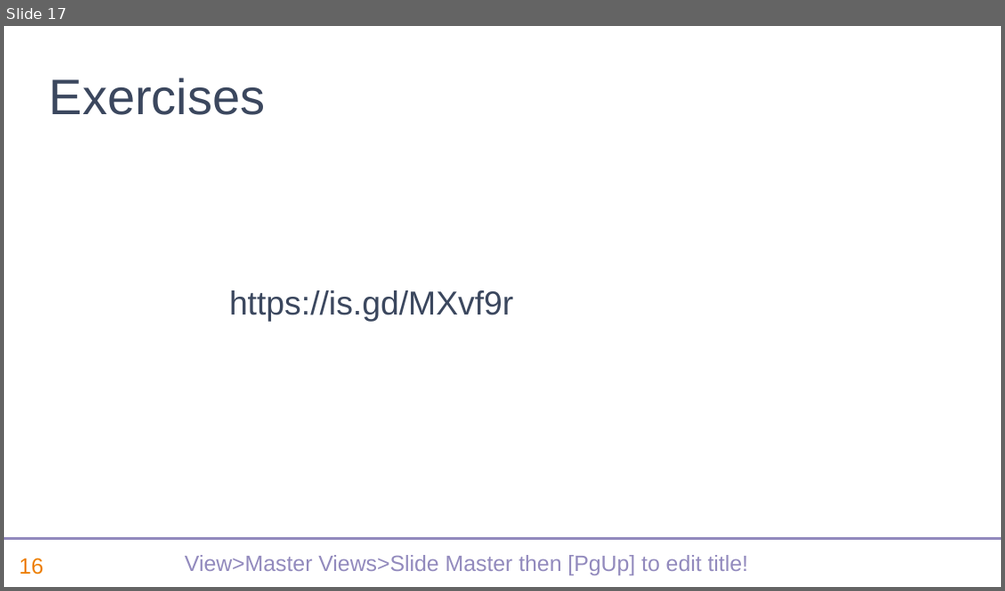
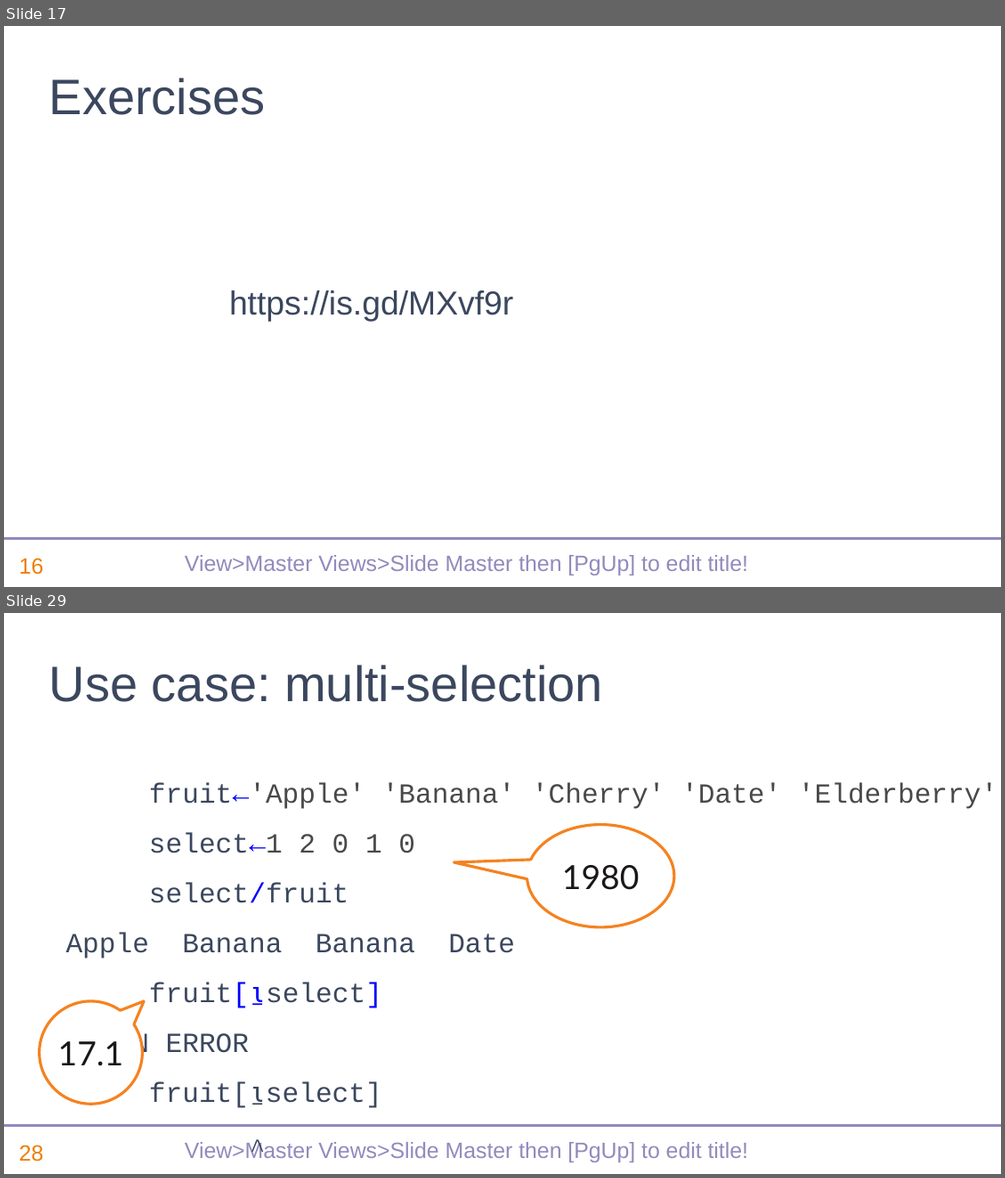
Before and after one commit to dyalog-training/2022-SP1, a slide deck: sp1-recent-features-dyalog.pptx. Shown one above the other, each under a label of ours: slide 17 before the commit, slides 17 and 29 after it; the slides between them are not shown. The pictures are 1005x591 and 1005x1178 pixels, drawn with LibreOffice and Linux fonts; fonts in the diff are those of the drawing; background and template pictures are left out. Boxes give left, top, right and bottom in pixels: in the first picture for what was removed or moved away, otherwise in the second. Text is boxed around its words. In the diff, an @@ line names an element or a change of style, - is before the commit and + after.

```diff
--- a/sp1-recent-features-dyalog.pptx
+++ b/sp1-recent-features-dyalog.pptx
@@ slide 29 added at bbox=[4, 613, 1001, 1174], background #FFFFFF; not listed: 3 template elements that a slide beside it also shows @@
@@ title added at bbox=[49, 665, 603, 702], 36 pt, text #3B475E @@
+Use case: multi-selection
@@ text added at bbox=[49, 783, 997, 1108], 20 pt, text #3B475E @@
+fruit←'Apple' 'Banana' 'Cherry' 'Date' 'Elderberry'
+select←1 2 0 1 0
+select/fruit
+Apple Banana Banana Date
+fruit[⍸select]
+DOMAIN ERROR
+fruit[⍸select]
+∧
@@ speech bubble added at bbox=[527, 824, 675, 927], fill #FFFFFF, outline #F58220 2 pt, 24 pt, text #1A1718 @@
+1980
@@ speech bubble added at bbox=[39, 1001, 142, 1103], fill #FFFFFF, outline #F58220 2 pt, 24 pt, text #1A1718 @@
+17.1
```
Also in this commit, not shown: 19 other slides added.
